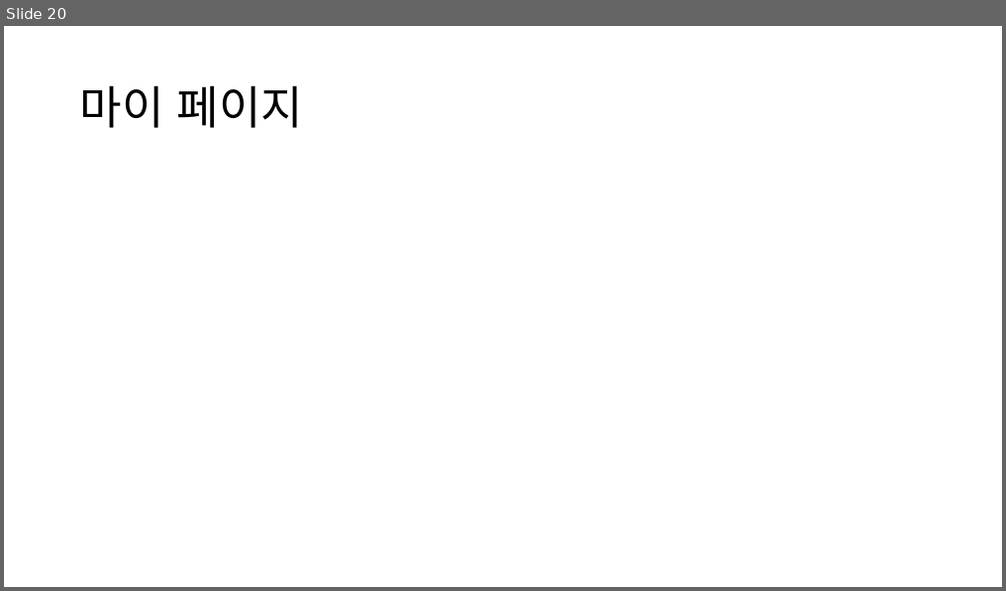
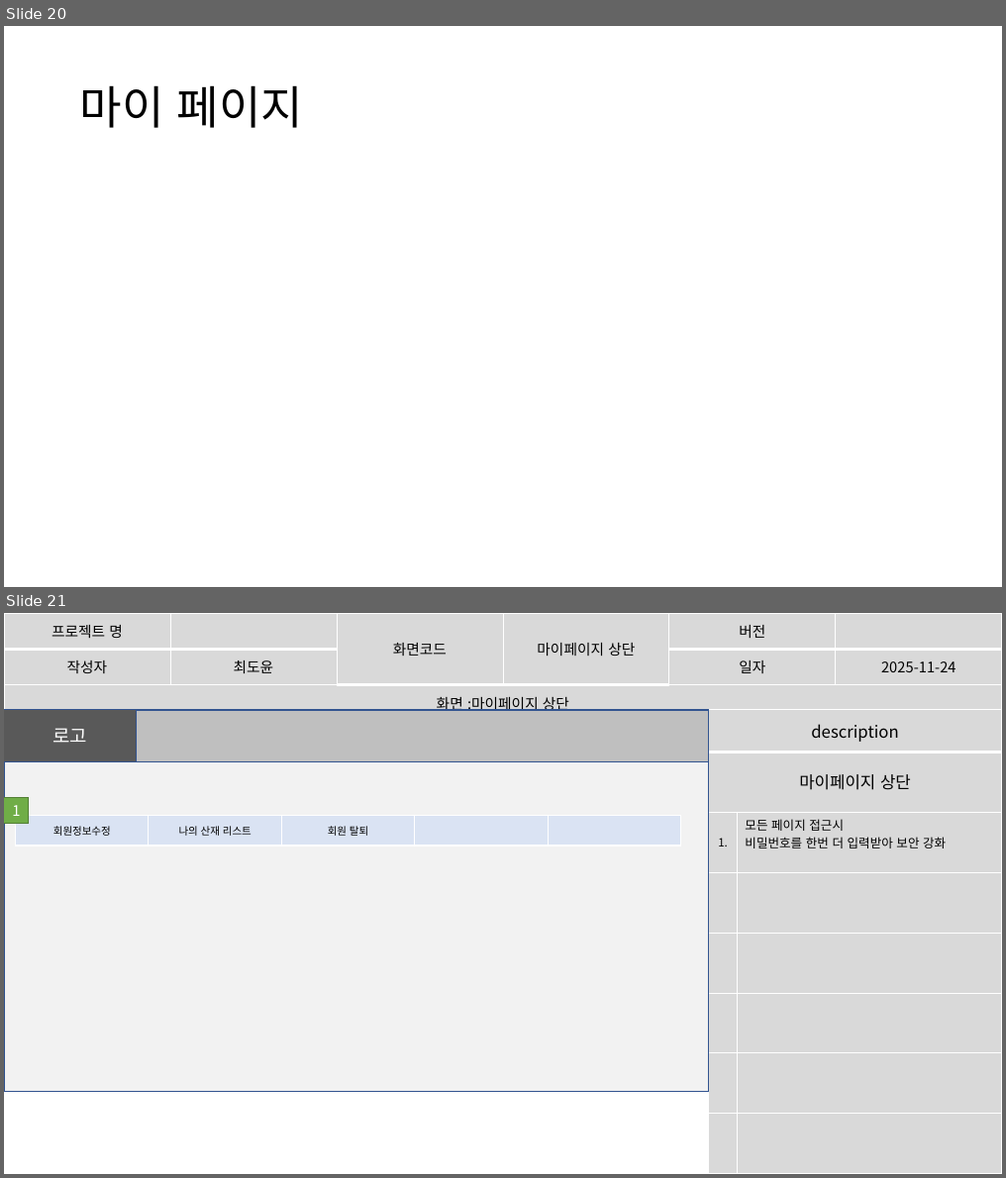
Before and after one commit to imyongchan/source, a slide deck: 종합기획/종합/스토리보드_종합중.pptx. Shown one above the other, each under a label of ours: slide 20 before the commit, slides 20 and 21 after it. The pictures are 1006x591 and 1006x1178 pixels, drawn with LibreOffice and Linux fonts; fonts in the diff are those of the drawing. Boxes give left, top, right and bottom in pixels: in the first picture for what was removed or moved away, otherwise in the second. Text is boxed around its words. In the diff, an @@ line names an element or a change of style, - is before the commit and + after.

Commit message:
마이페이지 헤더추가

```diff
--- a/종합기획/종합/스토리보드_종합중.pptx
+++ b/종합기획/종합/스토리보드_종합중.pptx
@@ slide 21 added at box(4, 613, 1002, 1174), background #FFFFFF @@
@@ table added at box(4, 613, 1001, 727), 3 rows, 6 columns @@
+프로젝트 명 |  | 화면코드 | 마이페이지 상단 | 버전 | 
+작성자 | 최도윤 |  |  | 일자 | 2025-11-24
+화면 :마이페이지 상단 |  |  |  |  | 
@@ rectangle added at box(4, 710, 137, 761), fill #595959, outline #325491 1 pt, 18 pt, text #FFFFFF @@
+로고
@@ rectangle added at box(137, 710, 709, 762), fill #BFBFBF, outline #325491 1 pt @@
@@ table added at box(709, 710, 1002, 1174), 8 rows, 2 columns @@
+description | 
+마이페이지 상단 | 
+1. | 모든 페이지 접근시 / 비밀번호를 한번 더 입력받아 보안 강화
+ | 
+ | 
+ | 
+ | 
+ | 
@@ rectangle added at box(4, 761, 709, 1091), fill #F2F2F2, outline #325491 1 pt @@
@@ rectangle added at box(4, 797, 29, 823), fill #70AD47, outline #538035 1 pt, 14 pt, text #FFFFFF @@
+1
@@ table added at box(15, 815, 681, 846), 1 rows, 5 columns @@
+회원정보수정 | 나의 산재 리스트 | 회원 탈퇴 |  | 
```
